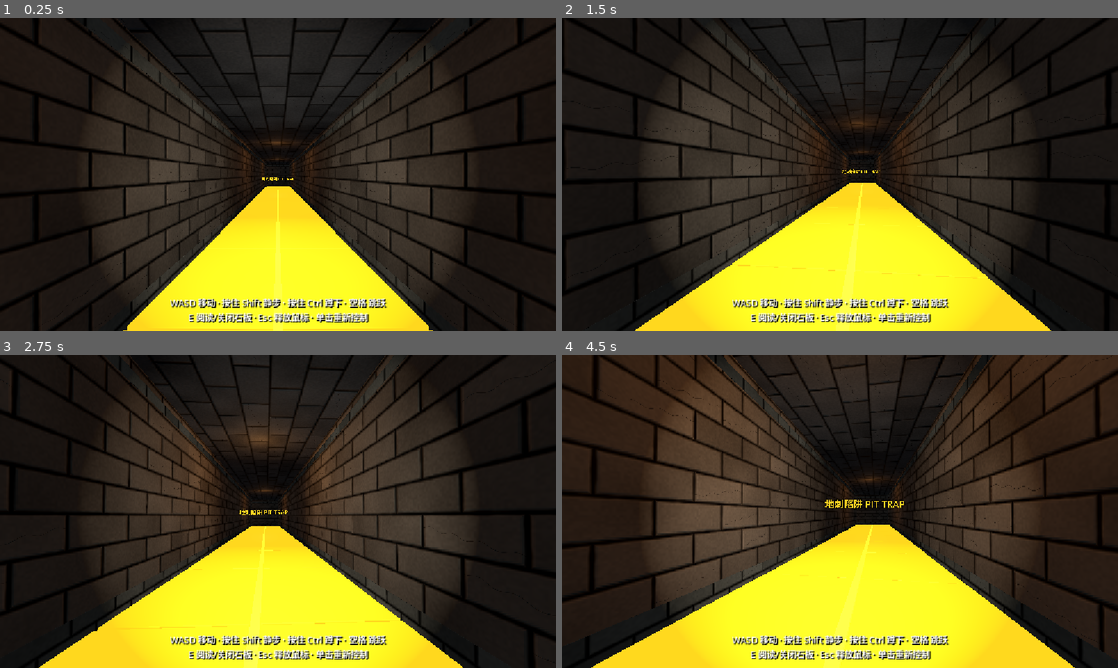
Above: before the commit, frames 1-4 (two rows, left to right).
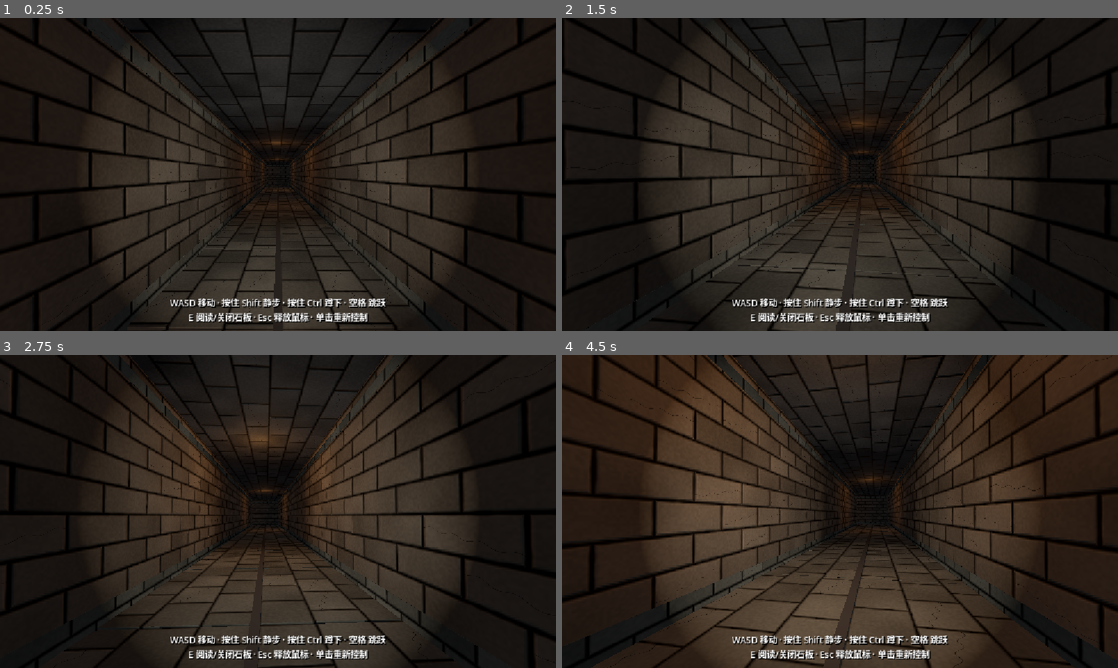
Above: after the commit, the same moments.

Repository: Baron0224/Three-Feet-Under
Game: Godot game, scene res://tomb_corridor.tscn
Same seed, same stepped clock (60 frames per second), same inputs: the game is played once before the commit and once after it. This scene is started directly instead of the project's main scene.
Inputs (mouse positions are in pixels of both pictures, inside the frame that each line leads up to):
- Up to frame 1 (0.25 s): no input
- Up to frame 2 (1.5 s): tap Enter at 0.5 s; move the mouse to (867, 174) at 0.52 s; press the mouse at (867, 174) at 0.53 s; hold W (move_forward) from 0.53 s (still down); tap Space (jump) at 0.77 s; move the mouse to (812, 174) at 1.27 s; release the mouse at (812, 174) at 1.28 s; tap Ctrl (crouch) at 1.35 s
- Up to frame 3 (2.75 s): keep holding W (move_forward); tap Space (jump) at 1.52 s; move the mouse to (289, 505) at 2.02 s; hold E (interact) from 2.03 s (still down)
- Up to frame 4 (4.5 s): keep holding W (move_forward); move the mouse to (834, 517) at 2.77 s; release E (interact) at 2.78 s; tap Shift (sneak) at 2.85 s; click (834, 517) at 2.92 s; tap Space (jump) at 3.02, 3.77 s; move the mouse to (878, 514) at 3.52 s; press the mouse at (878, 514) at 3.53 s; move the mouse to (795, 508) at 4.27 s; release the mouse at (795, 508) at 4.28 s; tap Ctrl (crouch) at 4.35 s

The runs differ from the first frame. In frame 1, 13% of the frame differs, in the area x 22-78%, y 50-100%; in frame 2, 18%; in frame 3, 18%; in frame 4, 21%, in the area x 5-93%, y 46-100%.

Commit message:
地刺翻板改用走廊同款灰砖地板材质
Use art/materials/floor.tres for trap panels; remove emissive orange debug look; subtle dark seam; debug label off by default.

Diff:
--- a/three-feet-under/spike_cascade_trap.gd
+++ b/three-feet-under/spike_cascade_trap.gd
@@ -43,7 +43,7 @@
 @export var prompt_path: NodePath
 @export var cascade_from_positive_x := true
 @export var respawn_cooldown := 0.9
-@export var show_debug_label := true:
+@export var show_debug_label := false:
 	set(v):
 		show_debug_label = v
 		_editor_rebuild()
@@ -61,10 +61,10 @@
 var _segments: Array[Dictionary] = []
 var _prompt: Label
 var _rng := RandomNumberGenerator.new()
-var _panel_mat: StandardMaterial3D
+var _panel_mat: Material
 var _spike_mat: StandardMaterial3D
 var _pit_mat: StandardMaterial3D
-var _seam_mat: StandardMaterial3D
+var _seam_mat: Material
 
 
 func _ready() -> void:
@@ -117,29 +117,29 @@
 
 
 func _make_materials() -> void:
-	# Bright emissive orange-brown — impossible to miss vs gray brick.
-	_panel_mat = StandardMaterial3D.new()
-	_panel_mat.albedo_color = Color(0.95, 0.45, 0.12)
-	_panel_mat.emission_enabled = true
-	_panel_mat.emission = Color(0.85, 0.35, 0.05)
-	_panel_mat.emission_energy_multiplier = 2.4
-	_panel_mat.roughness = 0.55
-	_panel_mat.metallic = 0.08
-
-	_seam_mat = StandardMaterial3D.new()
-	_seam_mat.albedo_color = Color(1.0, 0.85, 0.2)
-	_seam_mat.emission_enabled = true
-	_seam_mat.emission = Color(1.0, 0.7, 0.05)
-	_seam_mat.emission_energy_multiplier = 4.0
-	_seam_mat.roughness = 0.3
+	# Match neighboring corridor floors (Art_floor / world_stone gray brick).
+	var floor_mat := load("res://art/materials/floor.tres")
+	if floor_mat is Material:
+		_panel_mat = floor_mat
+	else:
+		var sm := StandardMaterial3D.new()
+		sm.albedo_color = Color(0.37, 0.35, 0.30)
+		sm.roughness = 0.95
+		_panel_mat = sm
+
+	# Subtle mortar-like seam only (no emissive debug glow).
+	var seam := StandardMaterial3D.new()
+	seam.albedo_color = Color(0.22, 0.20, 0.18)
+	seam.roughness = 0.95
+	_seam_mat = seam
 
 	_spike_mat = StandardMaterial3D.new()
-	_spike_mat.albedo_color = Color(0.75, 0.75, 0.8)
-	_spike_mat.metallic = 0.45
-	_spike_mat.roughness = 0.4
+	_spike_mat.albedo_color = Color(0.65, 0.65, 0.70)
+	_spike_mat.metallic = 0.35
+	_spike_mat.roughness = 0.45
 
 	_pit_mat = StandardMaterial3D.new()
-	_pit_mat.albedo_color = Color(0.08, 0.06, 0.05)
+	_pit_mat.albedo_color = Color(0.12, 0.10, 0.09)
 	_pit_mat.roughness = 1.0
 
 
--- a/three-feet-under/tomb_corridor.tscn
+++ b/three-feet-under/tomb_corridor.tscn
@@ -4301,7 +4301,7 @@
 corridor_length = 39.0
 corridor_width = 4.5
 segment_count = 12
-show_debug_label = true
+show_debug_label = false
 respawn_path = NodePath("../SpikeTrapRespawn")
 
 [node name="SpikeTrapRespawn" type="Marker3D" parent="." unique_id=1343085783]
